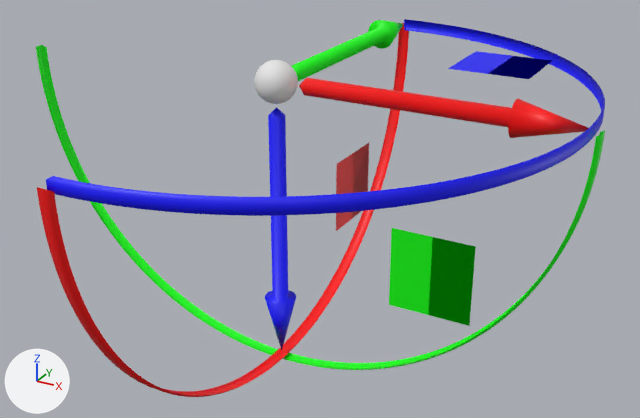
The Blender file Resources/Engine/Models/gizmo-translation.blend: old version first, new version second.
The view is the same before and after, from a 50 mm camera at (260.0, -421.0, 137.0) aimed at (20.0, 15.0, -81.0). Lighting does not change. The marker at lower left points along +X, +Y and +Z.

Names of what the first picture shows: 'ArrowX', 'ArrowY', 'ArrowZ', 'Center', 'PlaneX', 'PlaneY', 'PlaneZ', 'RotateX', 'RotateY', 'RotateZ'.
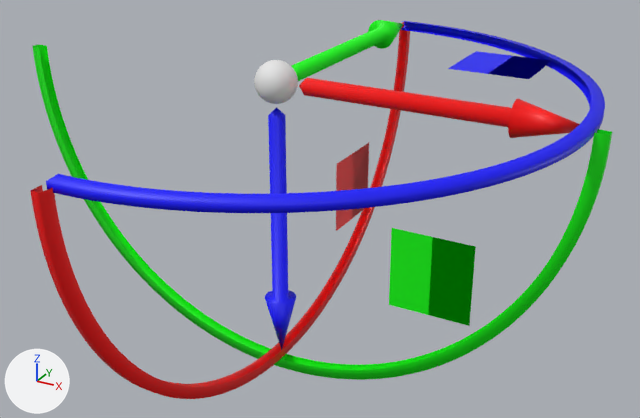
Commit message: (Gizmo) Visual changes.

The change, as a diff of the scene's bpy script:
```diff
--- a/Resources/Engine/Models/gizmo-translation.blend.py
+++ b/Resources/Engine/Models/gizmo-translation.blend.py
@@ me_rotatez @@
 # used by ob_rotatez; location = (0.0, 0.0, 0.0)
-me_rotatez.from_pydata(...)  # 645 vertices, 512 faces; spans x 0.0..180.0, y -180.0..180.0, z -4.0..4.0
+me_rotatez.from_pydata(...)  # 645 vertices, 512 faces; spans x 0.0..180.0, y -180.0..180.0, z -3.0..3.0
+# me_rotatez part 1: 258 of the vertices in x 2.0..179.0, y -177.0..177.0, z -4.0..4.0 are scaled about their middle by (0.975, 0.975, 0.78), then moved by (-4.0, 0.0, 0.0)
 me_rotatez.materials.append(mat_blue)
@@ me_rotatex @@
 # used by ob_rotatex; location = (0.0, 0.0, 0.0)
-me_rotatex.from_pydata(...)  # 645 vertices, 512 faces; spans x -4.0..4.0, y -183.0..183.0, z -183.0..0.0
+me_rotatex.from_pydata(...)  # 645 vertices, 512 faces; spans x -3.0..3.0, y -187.0..187.0, z -183.0..0.0
+# me_rotatex part 2: 644 of 645 vertices moved; they spanned x -4.0..4.0, y -183.0..183.0, z -183.0..0.0 and now span x -3.0..3.0, y -187.0..187.0, z -183.0..0.0; mean shift (0.0, 0.0, 2.0); largest move (3.0, 183.0, 0.0) -> (-2.0, -187.0, 0.0)
 me_rotatex.materials.append(mat_red)
@@ me_rotatey @@
 # used by ob_rotatey; location = (0.0, 0.0, 0.0)
-me_rotatey.from_pydata(...)  # 645 vertices, 512 faces; spans x -184.0..184.0, y -4.0..4.0, z -184.0..0.0
+me_rotatey.from_pydata(...)  # 645 vertices, 512 faces; spans x -187.0..187.0, y -3.0..3.0, z -191.0..0.0
+# me_rotatey part 3: 645 of 645 vertices moved; they spanned x -184.0..184.0, y -4.0..4.0, z -184.0..0.0 and now span x -187.0..187.0, y -3.0..3.0, z -191.0..0.0; mean shift (0.0, 0.0, -3.0); largest move (0.0, -3.0, -184.0) -> (0.0, -2.0, -191.0)
 me_rotatey.materials.append(mat_green)
```

What differs and where, as boxes [x1, y1, x2, y2] in the pictures (640 x 418 px; the box of a moved part takes in the faces that stretch with it):
'RotateZ', reshaped
    before: [46, 19, 605, 216]
    after: [46, 21, 605, 213]
'RotateY', reshaped
    before: [36, 45, 605, 370]
    after: [32, 44, 612, 380]
'RotateX', reshaped
    before: [37, 23, 409, 397]
    after: [30, 22, 410, 399]
part 1 of me_rotatez, moved or reshaped
    before: [46, 19, 605, 216]
    after: [47, 21, 605, 203]
